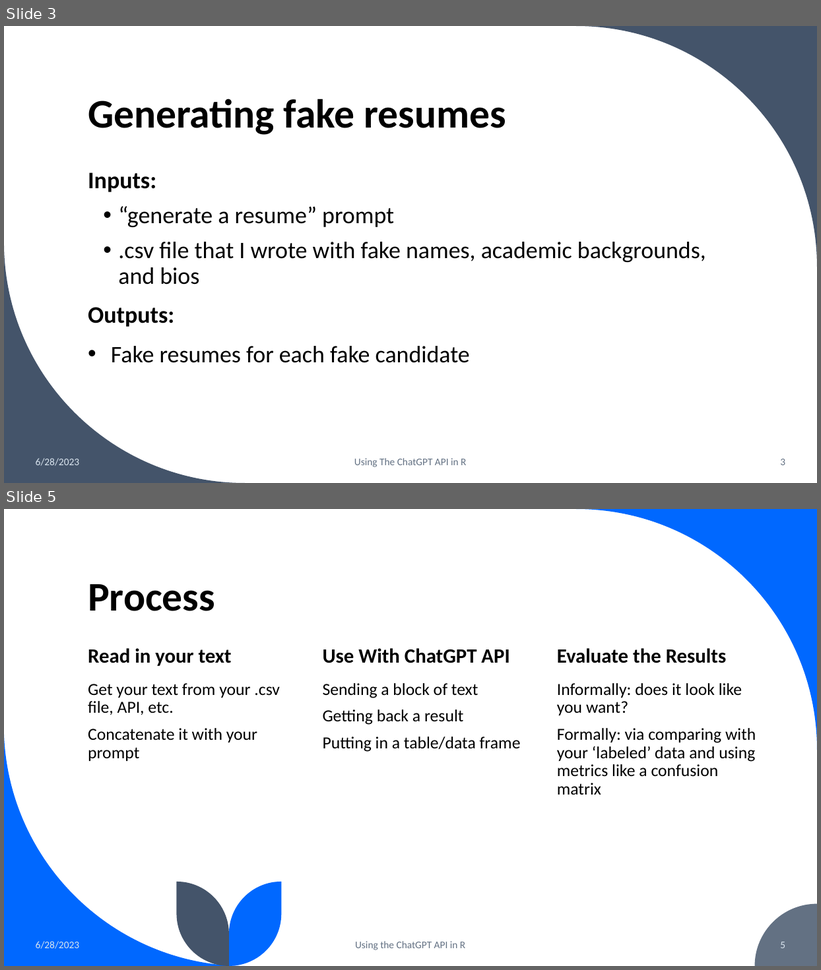
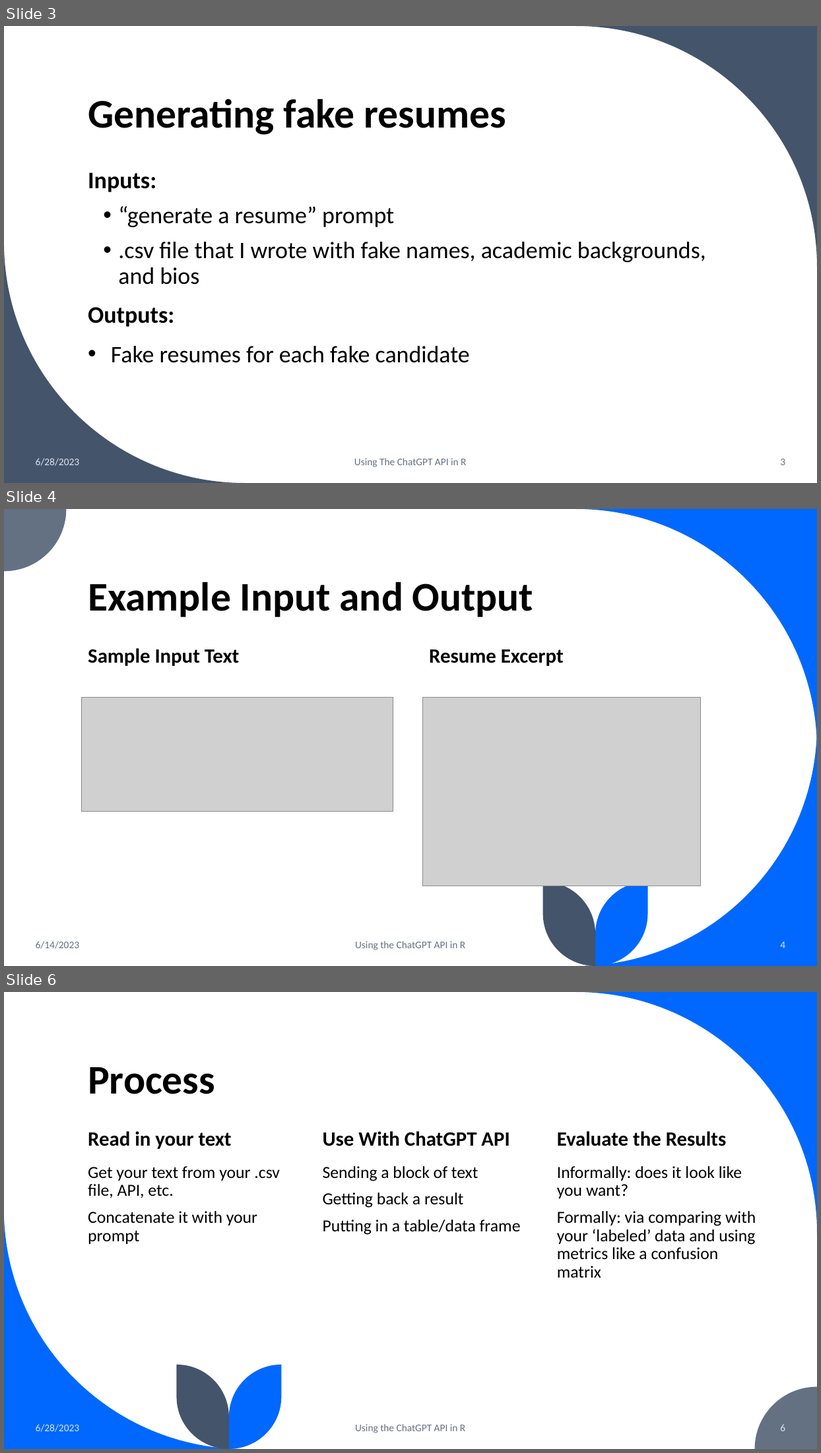
Before and after one commit to abigailhaddad/resume_generation_R, a slide deck: Using the ChatGPT API in R.pptx. Shown one above the other, each under a label of ours: slides 3 and 5 before the commit, slides 3, 4 and 6 after it; the slides between them are not shown. The pictures are 821x970 and 821x1453 pixels, drawn with LibreOffice and Linux fonts; fonts in the diff are those of the drawing; grey boxes stand for pictures. Boxes give left, top, right and bottom in pixels: in the first picture for what was removed or moved away, otherwise in the second. Text is boxed around its words. In the diff, an @@ line names an element or a change of style, - is before the commit and + after.

```diff
--- a/Using the ChatGPT API in R.pptx
+++ b/Using the ChatGPT API in R.pptx
@@ slide 4 added at <box>4,509,817,966</box>, background #FFFFFF @@
@@ freeform shape added at <box>4,509,66,571</box>, fill #637183 @@
@@ freeform shape added at <box>576,509,817,750</box>, fill #0068FF @@
@@ title added at <box>88,582,533,617</box>, 48 pt, text #000000, bold @@
+Example Input and Output
@@ text added at <box>88,648,239,666</box>, 24 pt, text #000000, bold @@
+Sample Input Text
@@ text added at <box>429,650,564,666</box>, 24 pt, text #000000, bold @@
+Resume Excerpt
@@ picture added at <box>82,698,393,811</box> @@
@@ picture added at <box>423,698,700,886</box> @@
@@ freeform shape added at <box>576,725,817,966</box>, fill #0068FF @@
@@ freeform shape added at <box>543,882,596,966</box>, fill #44546A @@
@@ freeform shape added at <box>596,882,648,966</box>, fill #0068FF @@
@@ text added at <box>36,941,79,949</box>, 12 pt, text #637183 @@
+6/14/2023
@@ text added at <box>355,941,465,951</box>, 12 pt, text #637183 @@
+Using the ChatGPT API in R
@@ page number added at <box>780,942,785,949</box>, 12 pt, text #DAE5EF @@
+4
@@ what was slide 5 is now slide 6 @@
@@ page number at <box>780,1424,785,1432</box>: text changed @@
-5
+6
```
Also in this commit, not shown: 2 slides changed.
